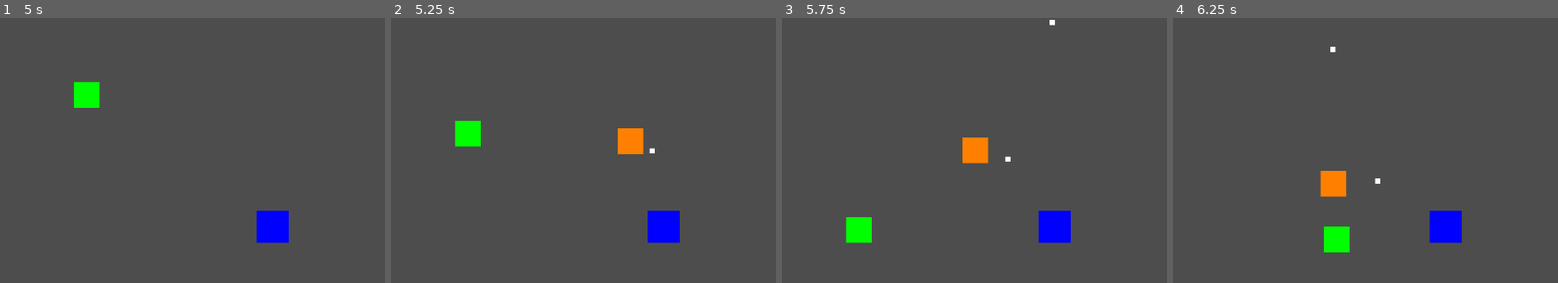
Above: before the commit, frames 1-4 (left to right).
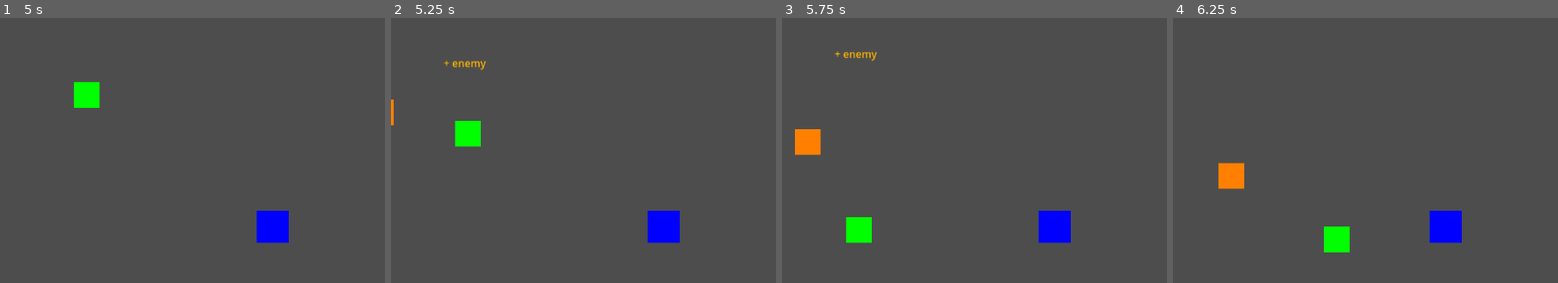
Above: after the commit, the same moments.

Repository: Sephon/testaiproject
Game: Godot game, scene res://Main.tscn
Same seed, same stepped clock (60 frames per second), same inputs: the game is played once before the commit and once after it.
Inputs:
- Up to frame 1 (5 s): tap Enter at 0.5 s; hold Right (ui_right) 0.53-1.28 s; hold Down (ui_down) 1.28-2.03 s; hold Right (ui_right) 2.03-2.78 s; hold Up (ui_up) 2.78-3.53 s; hold Left (ui_left) from 3.53 s (still down)
- Up to frame 2 (5.25 s): release Left (ui_left) at 5.03 s; hold Down (ui_down) from 5.03 s (still down)
- Up to frame 3 (5.75 s): keep holding Down (ui_down)
- Up to frame 4 (6.25 s): release Down (ui_down) at 5.78 s; hold Right (ui_right) from 5.78 s (still down)

Frame 1 is identical in both runs. In frame 2, 0.9% of the frame differs, in the area x 0-69%, y 16-52%; in frame 3, 1.5%, in the area x 3-71%, y 0-55%; in frame 4, 1.4%.

Commit message:
Added floating texts and resources to get gold

Diff:
--- /dev/null
+++ b/testaiproject/FloatingText.gd
@@ -0,0 +1,69 @@
+extends Node2D
+
+var duration = 1.0  # How long the text stays visible
+var fade_start = 0.75  # Start fading at 75% of duration
+var float_distance = 1  # How fast text floats upwards
+var start_position: Vector2
+var label: Label  # Store the label reference as a class variable
+
+func _ready():
+	# Create the label
+	label = Label.new()
+	label.name = "Label"  # Give it a name
+	label.horizontal_alignment = HORIZONTAL_ALIGNMENT_CENTER
+	label.vertical_alignment = VERTICAL_ALIGNMENT_CENTER
+	label.add_theme_font_size_override("font_size", 16)
+	label.add_theme_color_override("font_color", Color(1, 0.84, 0))  # Gold color
+	label.position = Vector2(-50, -10)  # Center the text
+	label.custom_minimum_size = Vector2(100, 20)  # Give it some space
+	add_child(label)
+
+	print("Label created and added to scene")  # Debug print
+
+	# Store starting position
+	start_position = position
+
+	# Make sure we have the timer
+	if not has_node("AnimationTimer"):
+		print("ERROR: AnimationTimer not found!")
+		var timer = Timer.new()
+		timer.name = "AnimationTimer"
+		add_child(timer)
+		print("Created new AnimationTimer")
+
+	# Configure the animation timer
+	var timer = $AnimationTimer
+	timer.wait_time = duration
+	timer.one_shot = true
+	timer.autostart = false  # Don't start automatically
+	print("Timer configured - wait_time: ", timer.wait_time, ", one_shot: ", timer.one_shot)
+
+	# Start the timer
+	timer.start()
+	print("Animation timer started for ", duration, " seconds")
+
+func _process(delta):
+	if not has_node("AnimationTimer"):
+		print("ERROR: AnimationTimer missing in _process!")
+		return
+
+	var timer = $AnimationTimer
+	if timer.time_left > 0:
+		var progress = 1.0 - (timer.time_left / duration)
+
+		# Move upward
+		position = position + Vector2(0, -float_distance * progress)
+
+		# Fade out
+		if progress > fade_start:
+			var fade_progress = (progress - fade_start) / (1.0 - fade_start)
+			modulate.a = 1.0 - fade_progress
+			print("Fading out: ", fade_progress)  # Debug print
+	else:
+		print("Animation complete, removing text")  # Debug print
+		queue_free()
+
+func set_text(text: String):
+	if label and is_instance_valid(label):
+		label.text = text
+		print("Text set to: ", text)  # Debug print
--- /dev/null
+++ b/testaiproject/FloatingText.tscn
@@ -0,0 +1,9 @@
+[gd_scene load_steps=2 format=3 uid="uid://13c12vthl2iy"]
+
+[ext_resource type="Script" path="res://FloatingText.gd" id="1_bnesg"]
+
+[node name="Node2D" type="Node2D"]
+script = ExtResource("1_bnesg")
+
+[node name="AnimationTimer" type="Timer" parent="."]
+one_shot = true
--- a/testaiproject/Main.gd
+++ b/testaiproject/Main.gd
@@ -5,12 +5,22 @@
 var bullet_speed = 400
 var bullet_scene = preload("res://Bullet.tscn")
 var enemy_scene = preload("res://Enemy.tscn")
+var resource_node_scene = preload("res://ResourceNode.tscn")
 
 # Spawn variables
 var spawn_timer = 0.0
 var spawn_interval = 5.0  # Spawn every 5 seconds
 var min_spawn_distance = 100  # Minimum distance from player/tower
 var screen_margin = 50  # Keep enemies away from screen edges
+
+# Resource variables
+var resources = 0
+var resource_spawn_timer = 0.0
+var resource_spawn_interval = 10.0  # Spawn resource node every 10 seconds
+var max_resource_nodes = 5  # Maximum number of resource nodes at once
+
+# Floating text variables
+var floating_text_scene = preload("res://FloatingText.tscn")
 
 # Turret cooldown variables
 var last_shot_time = 0.0
@@ -45,6 +55,12 @@
 		if spawn_timer >= spawn_interval:
 			spawn_timer = 0
 			spawn_enemy()
+
+		# Handle resource node spawning
+		resource_spawn_timer += delta
+		if resource_spawn_timer >= resource_spawn_interval:
+			resource_spawn_timer = 0
+			spawn_resource_node()
 
 	if not player_dead:
 		# Player movement
@@ -107,6 +123,38 @@
 
 func get_valid_spawn_position() -> Vector2:
 	var viewport_size = get_viewport_rect().size
+	var position = Vector2.ZERO
+
+	# Randomly choose which side to spawn from (0: top, 1: right, 2: bottom, 3: left)
+	var side = randi() % 4
+
+	match side:
+		0:  # Top
+			position = Vector2(
+				randf_range(0, viewport_size.x),
+				-screen_margin
+			)
+		1:  # Right
+			position = Vector2(
+				viewport_size.x + screen_margin,
+				randf_range(0, viewport_size.y)
+			)
+		2:  # Bottom
+			position = Vector2(
+				randf_range(0, viewport_size.x),
+				viewport_size.y + screen_margin
+			)
+		3:  # Left
+			position = Vector2(
+				-screen_margin,
+				randf_range(0, viewport_size.y)
+			)
+
+	print("Spawning enemy from side: ", side)
+	return position
+
+func get_valid_resource_position() -> Vector2:
+	var viewport_size = get_viewport_rect().size
 	var max_attempts = 10
 	var position = Vector2.ZERO
 
@@ -126,11 +174,17 @@
 			if position.distance_to($Tower.position) < min_spawn_distance:
 				valid_position = false
 
+		# Check distance from other resource nodes
+		for node in get_tree().get_nodes_in_group("resource_nodes"):
+			if is_instance_valid(node):
+				if position.distance_to(node.position) < min_spawn_distance:
+					valid_position = false
+
 		if valid_position:
 			return position
 
-	# If no valid position found, return a default position far from center
-	return Vector2(viewport_size.x - screen_margin, viewport_size.y - screen_margin)
+	# If no valid position found, return a default position
+	return Vector2(viewport_size.x / 2, viewport_size.y / 2)
 
 func spawn_enemy():
 	var new_enemy = enemy_scene.instantiate()
@@ -139,6 +193,35 @@
 	new_enemy.add_to_group("enemies")  # Add to enemies group for easy access
 	print("Spawned new enemy at position: ", new_enemy.position)
 
+	var floating_text = floating_text_scene.instantiate()
+	add_child(floating_text)
+	floating_text.position = $Player.position + Vector2(0, -30) # Position aboveplayer
+	floating_text.set_text("+ enemy")  # Use set_text function
+	floating_text.modulate = Color(1, 0.84, 0)  # Gold color
+
+func spawn_resource_node():
+	# Count current resource nodes
+	var current_nodes = get_tree().get_nodes_in_group("resource_nodes").size()
+
+	if current_nodes < max_resource_nodes:
+		var new_node = resource_node_scene.instantiate()
+		add_child(new_node)
+		new_node.position = get_valid_resource_position()
+		new_node.add_to_group("resource_nodes")
+		print("Spawned new resource node at position: ", new_node.position)
+
+func add_resources(type: String, amount: int):
+	resources += amount
+	print("Resources: ", resources)
+
+	# Create floating text
+	if is_instance_valid($Player):
+		var floating_text = floating_text_scene.instantiate()
+		add_child(floating_text)
+		floating_text.position = $Player.position + Vector2(0, -30)# Position aboveplayer
+		floating_text.set_text("+" + str(amount) + " " + type)  # Use set_text function
+		floating_text.modulate = Color(1, 0.84, 0)  # Gold color
+
 func shoot_at_enemy(target_enemy):
 	if not is_instance_valid(target_enemy) or not is_instance_valid($Tower):
 		return
--- /dev/null
+++ b/testaiproject/ResourceNode.gd
@@ -0,0 +1,90 @@
+extends Area2D
+
+var resource_type = "gold"  # Could be different types of resources
+var collection_radius = 50  # How close player needs to be
+var collection_rate = 1  # Resources per collection
+var collection_cooldown = 2.0  # Seconds between collections
+var last_collection_time = 0.0
+
+# Resource exhaustion variables
+var max_collections = 0  # Will be set randomly in _ready
+var current_collections = 0
+var exploding = false
+var explosion_time = 0.0
+var explosion_duration = 0.3
+
+func _ready():
+	# Set random number of collections before exhaustion (1-10)
+	max_collections = randi() % 10 + 1
+	print("Resource node will exhaust after ", max_collections, " collections")
+
+	# Create visual representation
+	var circle = ColorRect.new()
+	circle.size = Vector2(20, 20)  # 20x20 pixel square
+	circle.color = Color.YELLOW  # Gold color
+	circle.position = Vector2(-10, -10)  # Center the square
+	add_child(circle)
+
+	# Add collision shape
+	var collision_shape = CollisionShape2D.new()
+	var shape = CircleShape2D.new()
+	shape.radius = collection_radius
+	collision_shape.shape = shape
+	add_child(collision_shape)
+
+	# Set up collision properties
+	monitoring = true
+	monitorable = true
+	collision_layer = 1
+	collision_mask = 1
+
+	# Connect body_entered signal
+	body_entered.connect(_on_body_entered)
+
+	print("Resource node ready")
+
+func _process(delta):
+	if not exploding:
+		# Get reference to player
+		var player = get_node_or_null("/root/Main/Player")
+		if player and not player.is_queued_for_deletion():
+			var distance = position.distance_to(player.position)
+			if distance < collection_radius:
+				var current_time = Time.get_ticks_msec() / 1000.0
+				if current_time - last_collection_time >= collection_cooldown:
+					collect_resource()
+					last_collection_time = current_time
+	else:
+		# Handle explosion effect
+		explosion_time += delta
+		var progress = explosion_time / explosion_duration
+
+		# Scale up and fade out
+		scale = Vector2.ONE * (1.0 + progress * 0.5)  # Scale up to 1.5x
+		modulate.a = 1.0 - progress  # Fade out
+
+		if explosion_time >= explosion_duration:
+			print("Resource node exhausted and destroyed")
+			queue_free()
+
+func collect_resource():
+	# Get the main scene to handle resource collection
+	var main = get_node("/root/Main")
+	if main:
+		main.add_resources(resource_type, collection_rate)
+		print("Collected ", collection_rate, " ", resource_type)
+
+		current_collections += 1
+		print("Collections remaining: ", max_collections - current_collections)
+
+		if current_collections >= max_collections:
+			start_explosion()
+
+func start_explosion():
+	print("Resource node exhausted, starting explosion")
+	exploding = true
+	explosion_time = 0.0
+
+func _on_body_entered(body):
+	if body.name == "Player":
+		print("Player entered resource node area")
--- /dev/null
+++ b/testaiproject/ResourceNode.tscn
@@ -0,0 +1,11 @@
+[gd_scene load_steps=2 format=3 uid="uid://5i8f6csnbxe2"]
+
+[ext_resource type="Script" path="res://ResourceNode.gd" id="1_l0dy1"]
+
+[node name="Area2D" type="Area2D"]
+script = ExtResource("1_l0dy1")
+
+[node name="ColorRect" type="ColorRect" parent="."]
+offset_right = 40.0
+offset_bottom = 40.0
+color = Color(1, 0, 1, 1)
Not shown, added: testaiproject/Flo2F4D.tmp
Not shown, added: testaiproject/Flo704.tmp
